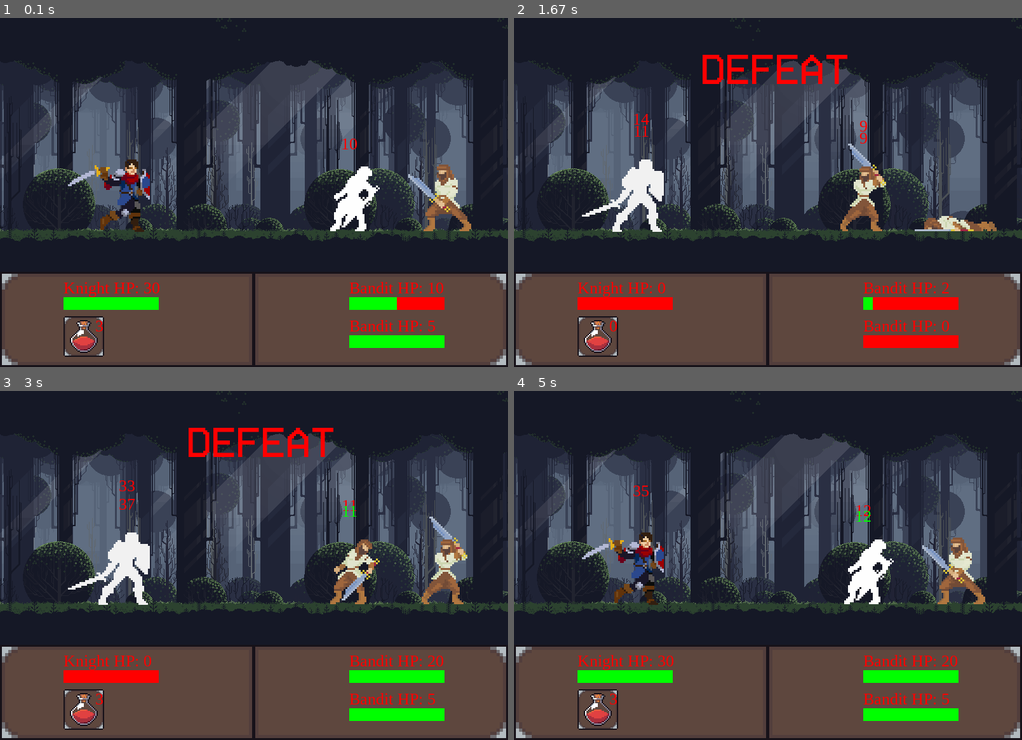
Above: before the commit, frames 1-4 (two rows, left to right).
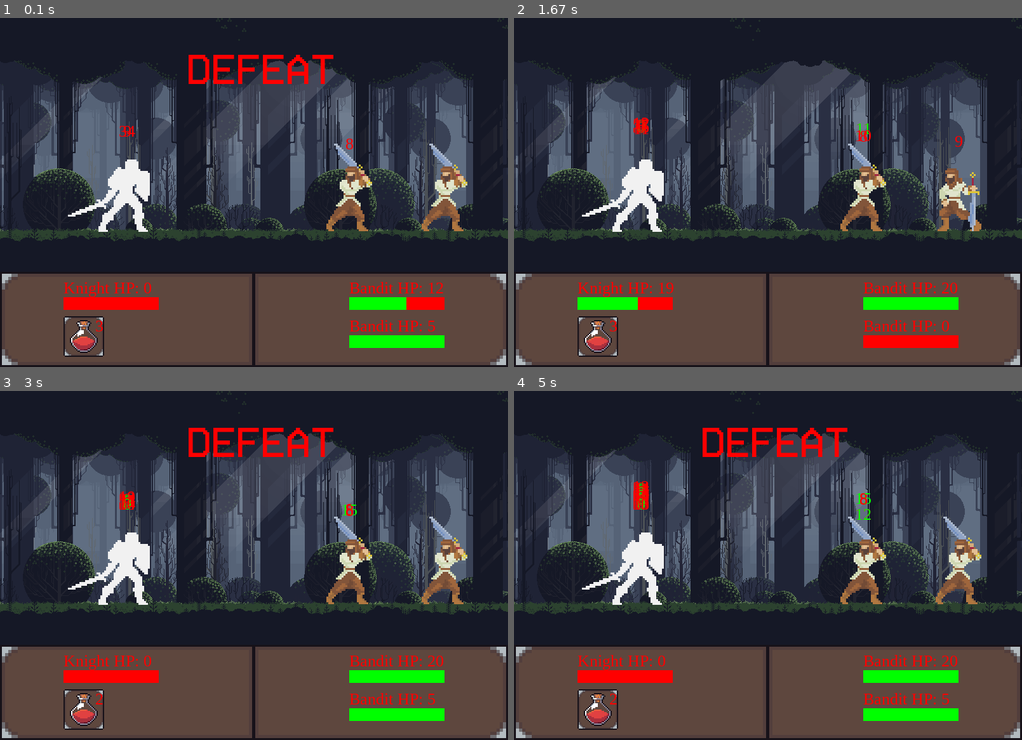
Above: after the commit, the same moments.

Repository: sklvou/Pygame
Game: pygame game, started from Battle/battle.py
Two runs of this game, one before a commit and one after it. Both use one fixed random seed, a clock stepped at 60 frames per second and the inputs below.
Inputs (mouse positions are in pixels of both pictures, inside the frame that each line leads up to):
- Up to frame 1 (0.1 s): no input
- Up to frame 2 (1.67 s): click (747, 206) at 0.38 s; click (768, 216) at 0.72 s; click (610, 140) at 1.1 s; click (955, 314) at 1.43 s
- Up to frame 3 (3 s): click (264, 446) at 1.72 s; click (259, 603) at 2.05 s; click (447, 698) at 2.47 s; click (172, 450) at 2.85 s
- Up to frame 4 (5 s): click (945, 656) at 3.22 s; click (950, 537) at 3.58 s; click (605, 520) at 3.95 s; click (615, 450) at 4.32 s; move the mouse to (646, 624) at 4.57 s; click (646, 624) at 4.68 s; move the mouse to (656, 502) at 4.93 s

The runs differ from the first frame. In frame 1, 5.6% of the frame differs, in the area x 12-93%, y 10-84%; in frame 2, 3.6%; in frame 3, 1.2%; in frame 4, 5.7%, in the area x 12-93%, y 10-90%.

Commit message:
可視化。設定値良

Diff:
--- a/Battle/battle.py
+++ b/Battle/battle.py
@@ -4,6 +4,11 @@
 import time
 import numpy as np
 import sys
+import matplotlib.pyplot as plt
+
+# Set the seed value
+random.seed(32)
+np.random.seed(32)
 
 pygame.init()
 
@@ -23,7 +28,7 @@
 current_fighter = 1
 total_fighters = 3
 action_cooldown = 0
-action_wait_time = 10
+action_wait_time = 1 # 小さくすると早くなる
 attack = False
 potion = False
 potion_effect = 15
@@ -239,7 +244,7 @@
 knight = Fighter(200, 260, 'Knight', 30, 10, 3)
 #bandit1 = Fighter(550, 270, 'Bandit', 5, 35, 1)
 #bandit2 = Fighter(700, 270, 'Bandit', 20, 12, 1)
-bandit1 = Fighter(550, 270, 'Bandit', 20, 12, 1)
+bandit1 = Fighter(550, 270, 'Bandit', 20, 10, 1)
 bandit2 = Fighter(700, 270, 'Bandit', 5, 35, 1)
 
 bandit_list = []
@@ -305,7 +310,10 @@
 alpha = 0.5  # Learning rate
 gamma = 0.95  # Discount factor
 epsilon = 0.1  # Exploration rate
-num_episodes = 150  # Number of games to play
+num_episodes = 200  # Number of games to play
+
+# 描画用の報酬の総和
+cumulative_rewards = [0]
 
 # Main loop for Q-learning
 for episode in range(num_episodes):
@@ -460,7 +468,11 @@
 			# Update the display and wait for 0.2 second
 			pygame.display.flip()
 			pygame.time.delay(200)
-			#if restart_button.draw():
+
+			# At the end of the episode, add the reward to the cumulative reward
+			cumulative_reward = cumulative_rewards[-1] + reward
+			cumulative_rewards.append(cumulative_reward)
+
 			knight.reset()
 			for bandit in bandit_list:
 				bandit.reset()
@@ -489,5 +501,14 @@
 		G = gamma * G + reward
 		Q_table[states[t], actions[t]] = (1 - alpha) * Q_table[states[t], actions[t]] + alpha * G
 
+
+# After all episodes are done, plot the rewards
+plt.plot(cumulative_rewards)
+plt.title('Cumulative reward over time')
+plt.xlabel('Episode')
+plt.ylabel('Cumulative Reward')
+# Save the figure to a file
+plt.savefig('rewards.png')
+
 #time.sleep(5)
 pygame.quit()
Binary file added: Battle/rewards.png
